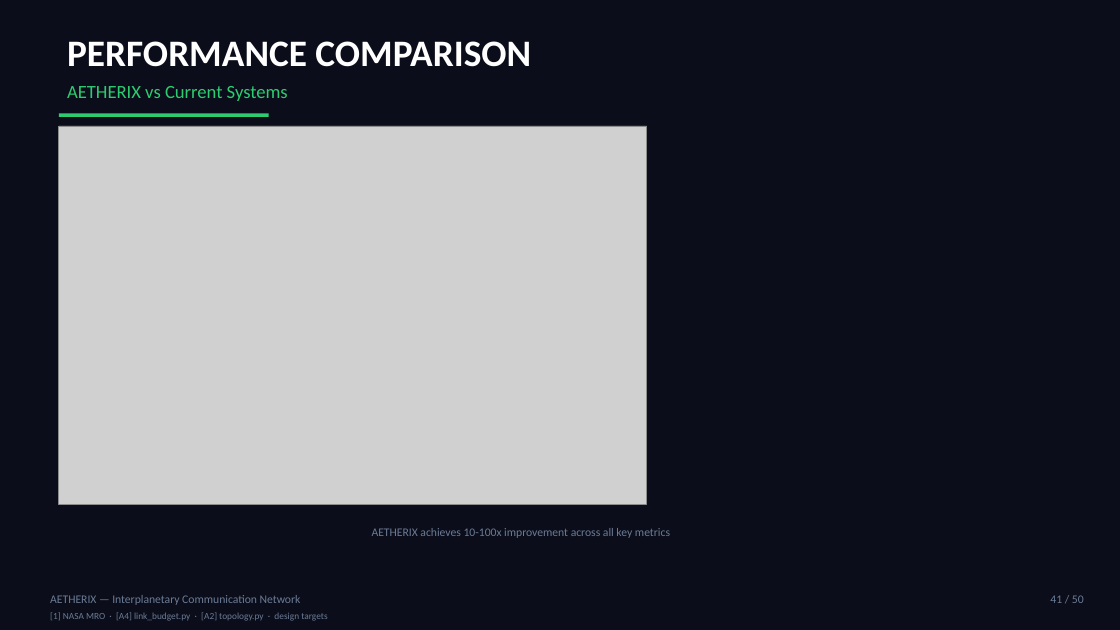
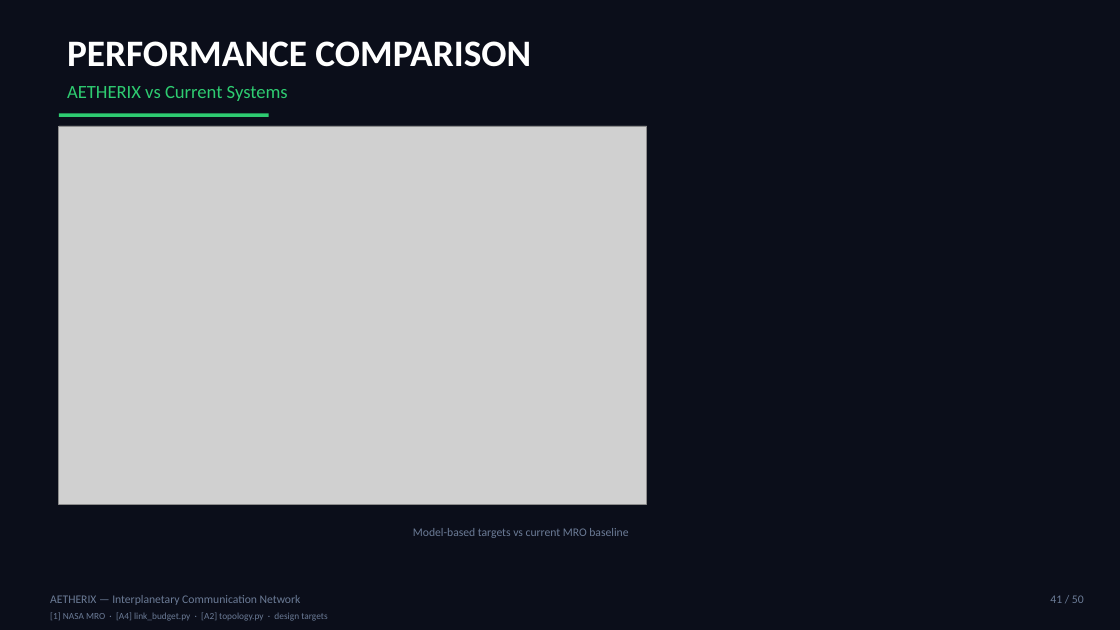
Before and after one commit to matx104/AETHERIX, a slide deck: slide 41 of docs/downloads/AETHERIX_Presentation.pptx. Drawn at 1120x630 pixels with LibreOffice and Linux fonts; fonts in the diff are those of the drawing; grey boxes stand for pictures. Boxes give left, top, right and bottom in pixels: in the first picture for what was removed or moved away, otherwise in the second. Text is boxed around its words. In the diff, an @@ line names an element or a change of style, - is before the commit and + after.

```diff
--- a/docs/downloads/AETHERIX_Presentation.pptx
+++ b/docs/downloads/AETHERIX_Presentation.pptx
@@ text at (413,528,628,538): text changed @@
-AETHERIX achieves 10-100x improvement across all key metrics
+Model-based targets vs current MRO baseline
```
Also in this commit, not shown: 6 other slides changed, 12 other files.
